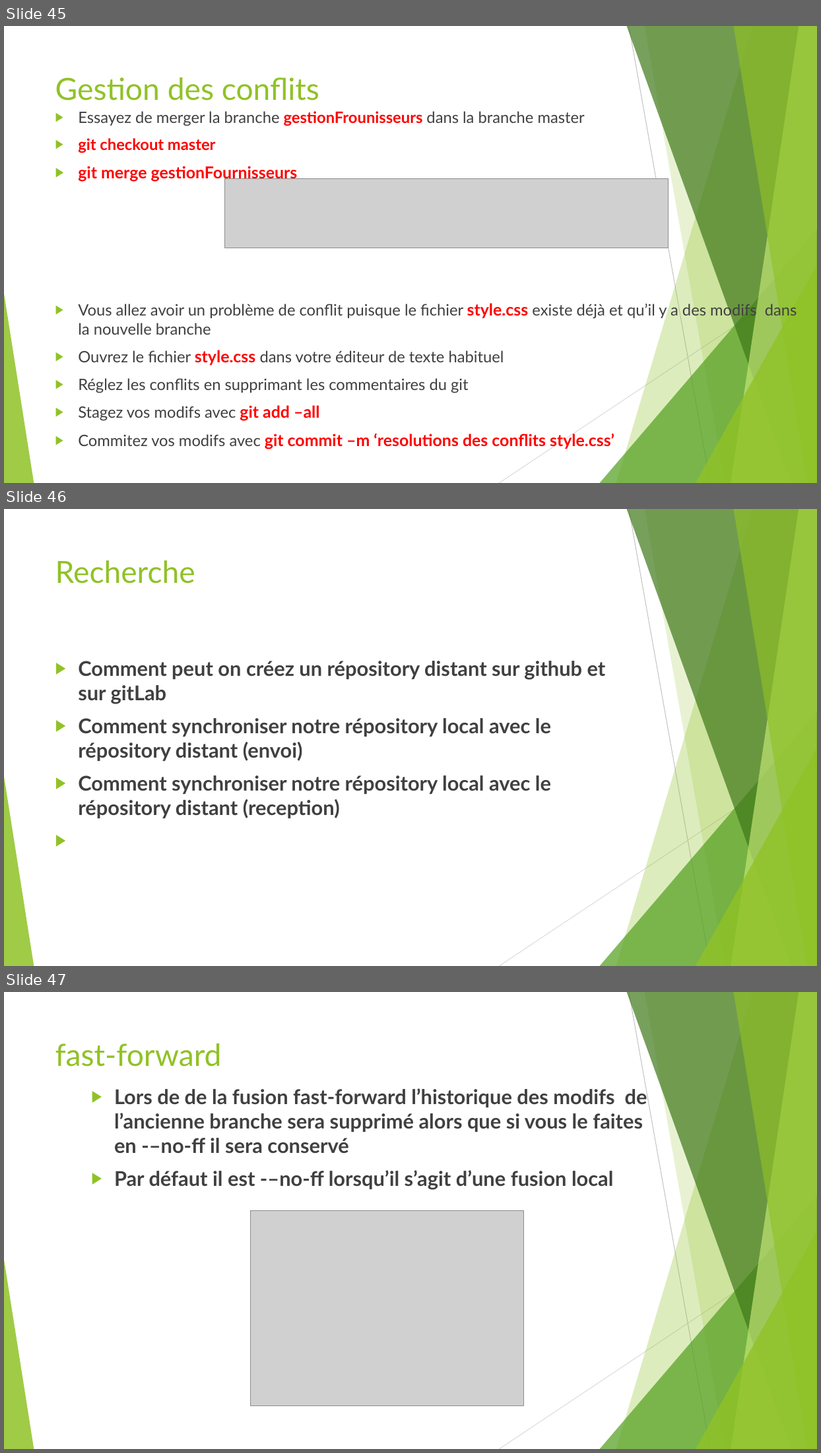
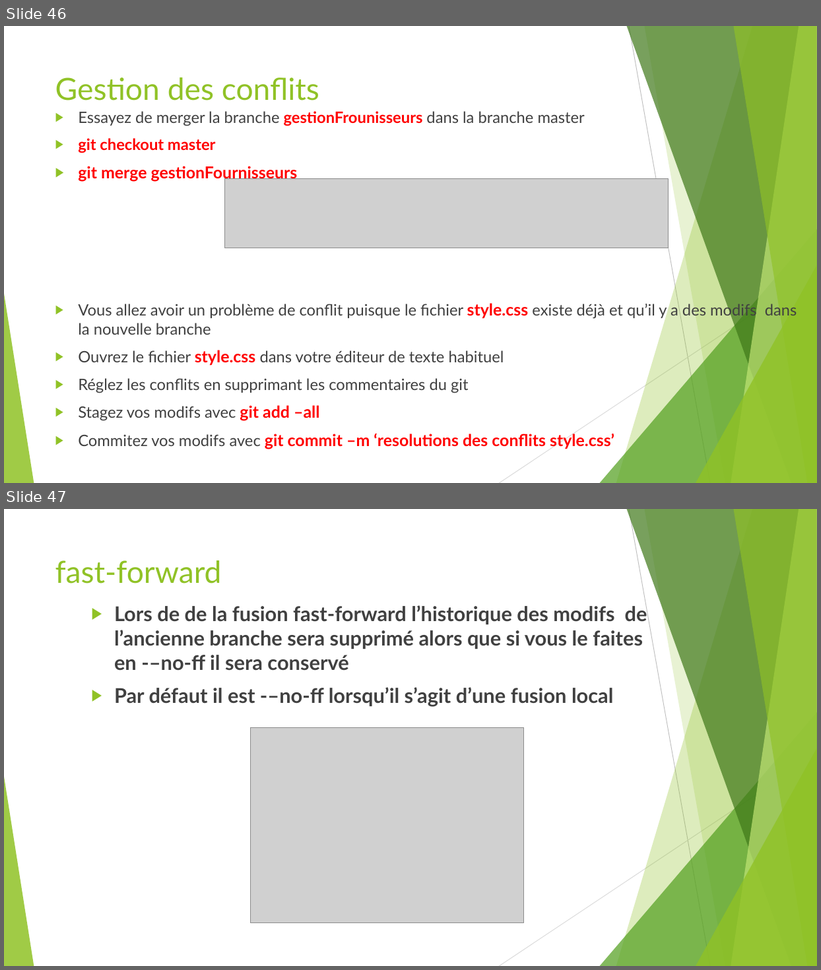
Before and after one commit to ousrah/DEV201, a slide deck: git/Formation Git.pptx. Shown one above the other, each under a label of ours: slides 45, 46 and 47 before the commit, slides 46 and 47 after it. The pictures are 821x1453 and 821x970 pixels, drawn with LibreOffice and Linux fonts; fonts in the diff are those of the drawing; grey boxes stand for pictures. Boxes give left, top, right and bottom in pixels: in the first picture for what was removed or moved away, otherwise in the second. Text is boxed around its words. In the diff, an @@ line names an element or a change of style, - is before the commit and + after.

Commit message:
git distant

```diff
--- a/git/Formation Git.pptx
+++ b/git/Formation Git.pptx
@@ slide 46 removed at (x1=4, y1=509, x2=817, y2=966), background #FFFFFF; not listed: 10 template elements that a slide beside it also shows @@
@@ title removed at (x1=55, y1=560, x2=195, y2=584) @@
-Recherche
@@ text removed at (x1=78, y1=661, x2=606, y2=819) @@
-▶ Comment peut on créez un répository distant sur github et sur gitLab
-▶ Comment synchroniser notre répository local avec le répository distant (envoi)
-▶ Comment synchroniser notre répository local avec le répository distant (reception)
@@ what was slide 45 is now slide 46 @@
```
Also in this commit, not shown: 2 slides changed, 17 slides added.
